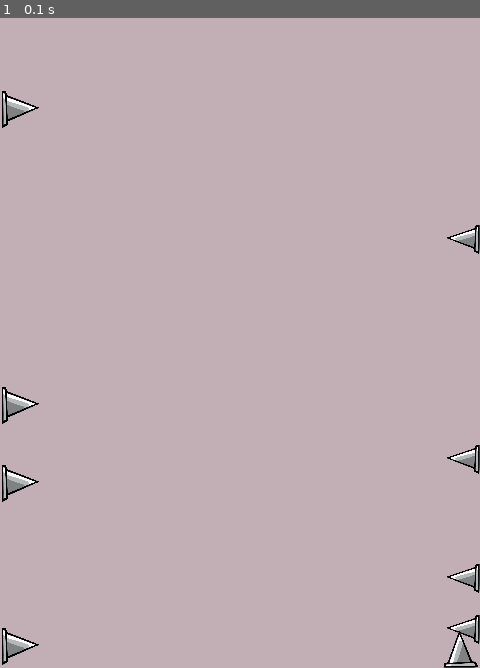
Above: before the commit, frame 1.
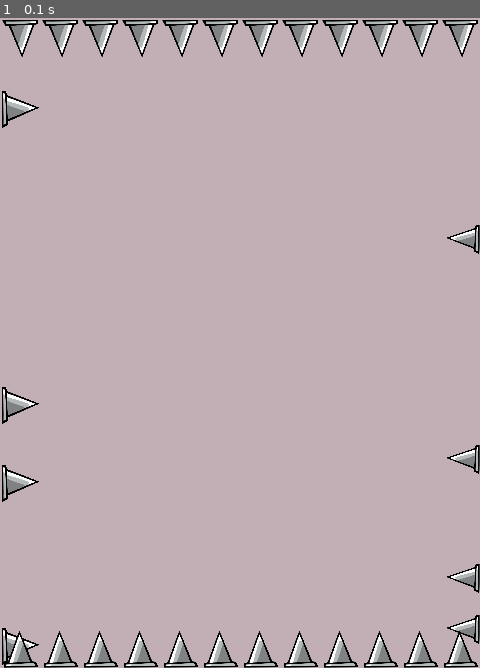
Above: after the commit, the same moment.

Repository: vitorpadovani/Pygame
Game: pygame game, started from main.py
Same seed, same stepped clock (60 frames per second), same inputs: the game is played once before the commit and once after it.
Inputs:
- Up to frame 1 (0.1 s): no input

The runs differ from the first frame. In frame 1, 3.4% of the frame differs, in the area x 0-100%, y 0-100%.

Commit message:
espinhos certos eba

Diff:
--- a/main.py
+++ b/main.py
@@ -22,7 +22,12 @@
 
 
 espinho_img_cima = pygame.image.load('assets/img/espinho_pra_cima.png').convert_alpha()
-espinho_img_cima = espinho_img_cima = pygame.transform.scale(espinho_img_cima, (40, 40))
+espinho_img_cima = pygame.transform.scale(espinho_img_cima, (40, 40))
+
+espinho_img_baixo = pygame.image.load('assets/img/espinho_pra_baixo.png').convert_alpha()
+espinho_img_baixo = pygame.transform.scale(espinho_img_baixo, (40, 40))
+background = pygame.image.load('assets/img/fundo.png').convert()
+
 
 
 class Espinho_lado_esquerdo(pygame.sprite.Sprite):
@@ -49,18 +54,25 @@
         self.rect.x = 440
         self.rect.y = random.randint(40, HEIGHT-40)
 
-lista_esp_cima = [0,40,80,120,160,200,240,280,320,360,400,440]
-
 class Espinho_pra_cima(pygame.sprite.Sprite):
-    def __init__(self,espinho_img_cima):
+    def __init__(self,espinho_img_cima,x):
         self.image = espinho_img_cima
         pygame.sprite.Sprite.__init__(self)
 
         # Adicionando a posição do espinho
         self.rect = self.image.get_rect()
-        for i in range(0,len(lista_esp_cima)):
-            self.rect.x = lista_esp_cima[i]
-            self.rect.y = 610
+        self.rect.x = x
+        self.rect.y = 610
+
+class Espinho_pra_baixo(pygame.sprite.Sprite):
+    def __init__(self,espinho_img_baixo,x):
+        self.image = espinho_img_baixo
+        pygame.sprite.Sprite.__init__(self)
+
+        # Adicionando a posição do espinho
+        self.rect = self.image.get_rect()
+        self.rect.x = x
+        self.rect.y = 0
 
 
 # Criando um grupo de meteoros
@@ -68,7 +80,7 @@
 all_espinhos_e = pygame.sprite.Group()
 all_espinhos_d = pygame.sprite.Group()
 all_espinhos_cima = pygame.sprite.Group()
-
+all_espinhos_baixo = pygame.sprite.Group()
 
 # Criando os espinhod da parede 1
 while len(all_espinhos_e) < 4:
@@ -86,9 +98,17 @@
         all_espinhos_d.add(espinho)
 
 # Criando os espinhos virados pra cima
-while len(all_espinhos_cima) < len(lista_esp_cima):
-    espinho = Espinho_pra_cima(espinho_img_cima)
+lista_esp_cima = [0,40,80,120,160,200,240,280,320,360,400,440]
+for i in range(0,len(lista_esp_cima)):
+    x = lista_esp_cima[i]
+    espinho = Espinho_pra_cima(espinho_img_cima, x)
     all_espinhos_cima.add(espinho)
+
+# Criando os espinhos virados pra baixo
+for i in range(0,len(lista_esp_cima)):
+    x = lista_esp_cima[i]
+    espinho = Espinho_pra_baixo(espinho_img_baixo, x)
+    all_espinhos_baixo.add(espinho)
 
 # ----- Inicia estruturas de dados
 game = True
@@ -96,6 +116,7 @@
 all_sprites.add(all_espinhos_e)
 all_sprites.add(all_espinhos_d)
 all_sprites.add(all_espinhos_cima)
+all_sprites.add(all_espinhos_baixo)
 
 # ===== Loop principal =====
 while game:
